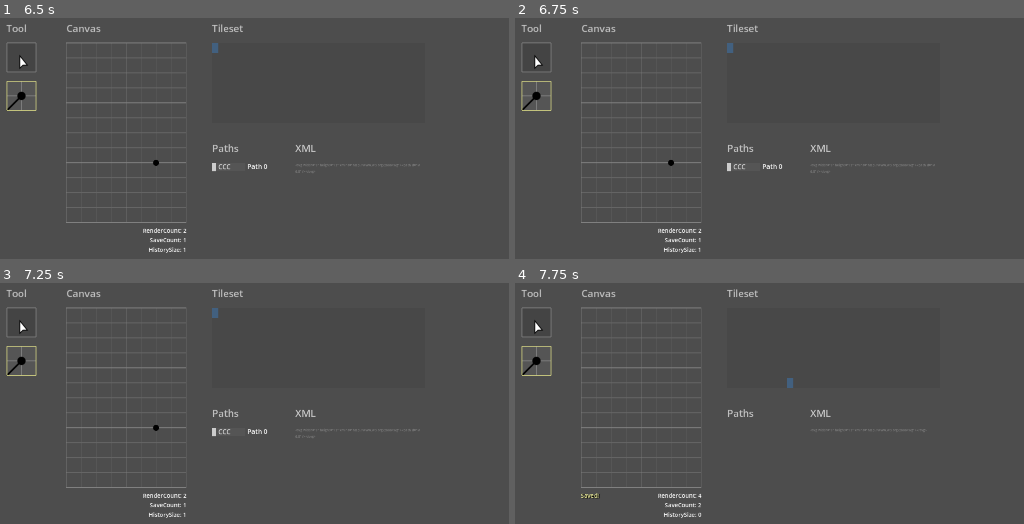
Above: before the commit, frames 1-4 (two rows, left to right).
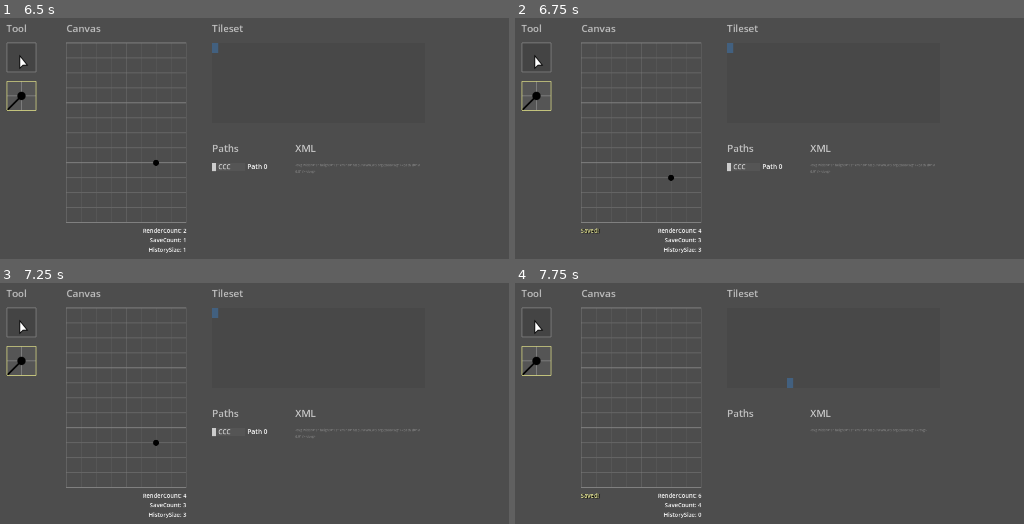
Above: after the commit, the same moments.

Repository: narcissawright/TileSVG
Game: Godot game, scene res://svg_idea.tscn
Same seed, same stepped clock (60 frames per second), same inputs: the game is played once before the commit and once after it.
Inputs (mouse positions are in pixels of both pictures, inside the frame that each line leads up to):
- Up to frame 1 (6.5 s): click (20, 56) at 0.5 s; click (20, 95) at 1.25 s; tap Enter at 2, 3.5, 5 s; drag from (361, 165) to (478, 128) at 2.02 s; tap Space at 2.75, 4.25, 5.75 s; drag from (239, 242) to (outside the picture) at 2.77 s; move the mouse to (478, 128) at 3.52 s; hold Right 3.53-4.25 s; tap C at 3.6 s; tap V at 3.8 s; drag from (outside the picture) to (157, 157) at 4.27 s; move the mouse to (outside the picture) at 5.02 s; hold Left 5.03-5.75 s; tap Delete at 5.1 s; tap H at 5.3 s; drag from (157, 157) to (279, 116) at 5.77 s
- Up to frame 2 (6.75 s): move the mouse to (952, 220) at 6.52 s; hold Down from 6.53 s (still down); tap F at 6.6 s; click (952, 220) at 6.67 s
- Up to frame 3 (7.25 s): keep holding Down; tap C at 6.8 s
- Up to frame 4 (7.75 s): release Down at 7.25 s; drag from (794, 381) to (754, 507) at 7.27 s

Frame 1 is identical in both runs. In frame 2, 0.1% of the frame differs, in the area x 12-37%, y 58-98%; in frame 3, less than 0.1%; in frame 4, less than 0.1%.

Commit message:
flip and rotate path

Diff:
--- a/svg_idea.gd
+++ b/svg_idea.gd
@@ -223,6 +223,11 @@
 		#MOUSE_BUTTON_WHEEL_DOWN:
 			#zoom_in(event.factor)
 
+
+
+func keycheck(event:InputEventKey) -> bool:
+	return event.pressed and not $TileSelector.tileset_is_last_click_context
+
 func handle_key(event:InputEventKey) -> void:
 	match event.keycode:
 		KEY_Z:
@@ -232,29 +237,104 @@
 				else:
 					undo()
 		KEY_C:
-			if event.pressed and event.ctrl_pressed and $Tool.current == "selector":
+			if event.pressed and event.ctrl_pressed: # and $Tool.current == "selector":
 				if $TileSelector.tileset_is_last_click_context:
 					copied_path = ''
 				else:
 					copy_selected_path()
 		KEY_V:
-			if event.pressed and event.ctrl_pressed and $Tool.current == "selector":
+			if event.pressed and event.ctrl_pressed: # and $Tool.current == "selector":
 				paste_copied_path()
 		KEY_UP:
-			if event.pressed and $Tool.current == "selector" and not $TileSelector.tileset_is_last_click_context:
+			if keycheck(event):
 				try_move(0,-1)
 		KEY_DOWN:
-			if event.pressed and $Tool.current == "selector" and not $TileSelector.tileset_is_last_click_context:
+			if keycheck(event):
 				try_move(0,1)
 		KEY_LEFT:
-			if event.pressed and $Tool.current == "selector" and not $TileSelector.tileset_is_last_click_context:
+			if keycheck(event):
 				try_move(-1,0)
 		KEY_RIGHT:
-			if event.pressed and $Tool.current == "selector" and not $TileSelector.tileset_is_last_click_context:
+			if keycheck(event):
 				try_move(1,0)
 		KEY_DELETE:
-			if event.pressed and $Tool.current == "selector" and not $TileSelector.tileset_is_last_click_context:
-					delete_path(selected_path_idx)
+			if keycheck(event):
+				delete_path(selected_path_idx)
+		KEY_BRACKETLEFT:
+			if keycheck(event):
+				transform_path(selected_path_idx, 'rotate_cw')
+		KEY_BRACKETRIGHT:
+			if keycheck(event):
+				transform_path(selected_path_idx, 'rotate_ccw')
+		KEY_H:
+			if keycheck(event):
+				transform_path(selected_path_idx, 'flip_h')
+		KEY_F:
+			if keycheck(event):
+				transform_path(selected_path_idx, 'flip_v')
+
+func transform_path(path_idx: int, mode: String) -> void:
+	if not path_exists(path_idx):
+		return
+
+	var segs = paths[path_idx].split('|', false)
+
+	# Collect points
+	var points: Array[Vector2i] = []
+	for seg in segs:
+		var parts = seg.split(' ')
+		for i in range(1, parts.size()):
+			points.append(str_to_v2i(parts[i]))
+
+	if points.is_empty():
+		return
+
+	# Bounding box
+	var min_x = points[0].x
+	var max_x = points[0].x
+	var min_y = points[0].y
+	var max_y = points[0].y
+	for p in points:
+		min_x = min(min_x, p.x)
+		max_x = max(max_x, p.x)
+		min_y = min(min_y, p.y)
+		max_y = max(max_y, p.y)
+
+	var pivot = Vector2i(min_x, min_y)
+	var width = max_x - min_x
+	var height = max_y - min_y
+
+	# Transform points
+	for i in range(points.size()):
+		var p = points[i] - pivot
+		match mode:
+			"flip_h":
+				p.x = width - p.x
+			"flip_v":
+				p.y = height - p.y
+			"rotate_cw":
+				p = Vector2i(height - p.y, p.x)
+			"rotate_ccw":
+				p = Vector2i(p.y, width - p.x)
+		points[i] = p + pivot
+
+	# Rebuild the path
+	var new_segs: Array[String] = []
+	var idx = 0
+	for seg in segs:
+		var parts = seg.split(' ')
+		var cmd = parts[0]
+		var new_seg: Array[String] = [cmd]
+		for i in range(1, parts.size()):
+			var p = points[idx]
+			new_seg.append("%d,%d" % [p.x, p.y])
+			idx += 1
+		new_segs.append(' '.join(new_seg))
+
+	add_history()
+	paths[path_idx] = '|'.join(new_segs)
+	render_svg()
+	save_svg()
 
 func copy_selected_path() -> void:
 	if path_exists(selected_path_idx):
